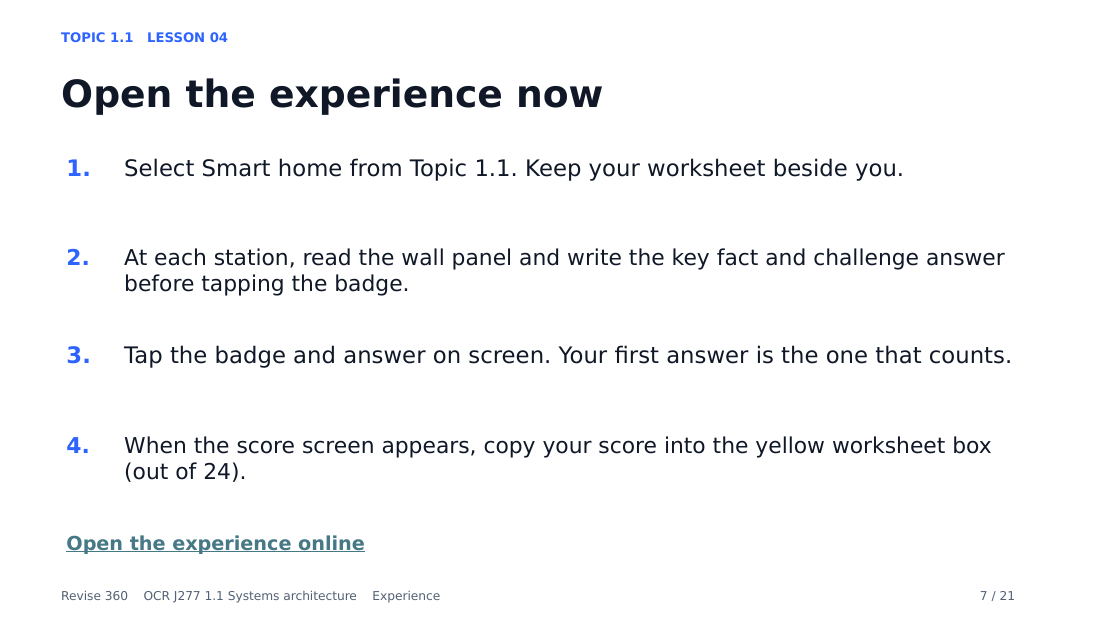
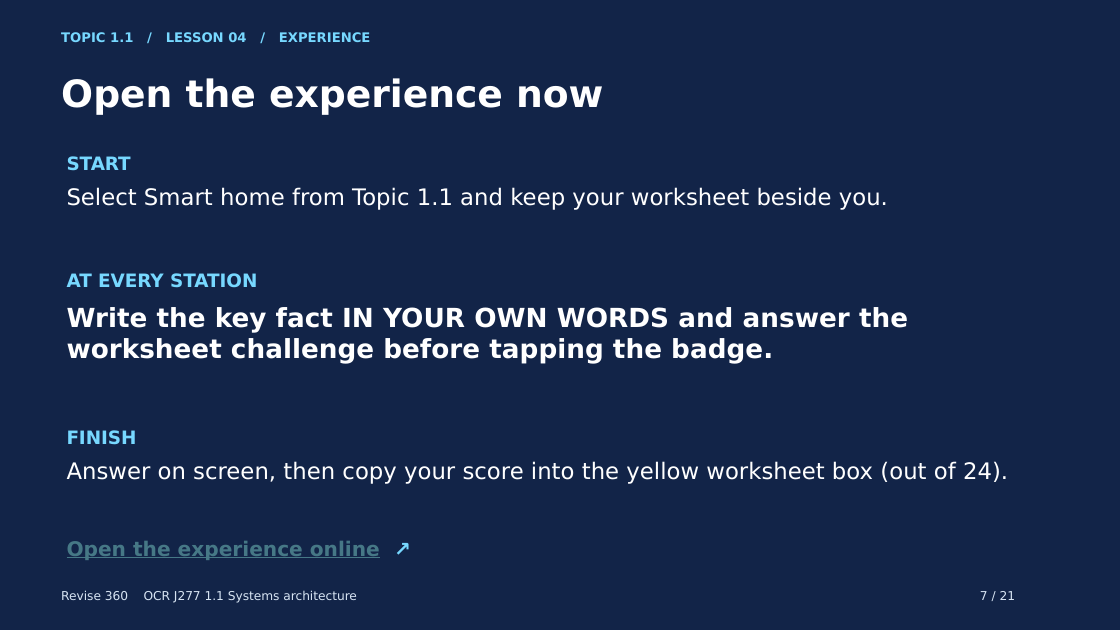
Before and after one commit to MrP-CS/Revise360, a slide deck: slide 7 of presentations/SA_L04_SmartHome_Lesson.pptx. Drawn at 1120x630 pixels with LibreOffice and Linux fonts; fonts in the diff are those of the drawing. Boxes give left, top, right and bottom in pixels: in the first picture for what was removed or moved away, otherwise in the second. Text is boxed around its words. In the diff, an @@ line names an element or a change of style, - is before the commit and + after.

Commit message:
Refine Topic 1.1 lesson decks and teaching flow

```diff
--- a/presentations/SA_L04_SmartHome_Lesson.pptx
+++ b/presentations/SA_L04_SmartHome_Lesson.pptx
@@ background #FFFFFF to #122448 @@
@@ text at box(61, 32, 371, 42): text changed; text colour #2D63FF to #77D8FF @@
-TOPIC 1.1 LESSON 04
+TOPIC 1.1 / LESSON 04 / EXPERIENCE
@@ text "Open the experience now" at box(61, 78, 603, 115): text colour #101828 to #FFFFFF @@
@@ text at box(67, 156, 131, 171): text changed; size 19.5 to 15.8 pt; text colour #2D63FF to #77D8FF @@
-1.
+START
@@ text at box(67, 187, 888, 210): text changed; text colour #101828 to #FFFFFF @@
-Select Smart home from Topic 1.1. Keep your worksheet beside you.
+Select Smart home from Topic 1.1 and keep your worksheet beside you.
@@ text removed at box(66, 249, 89, 265) @@
-2.
@@ text added at box(67, 273, 257, 288), 15.8 pt, text #77D8FF, bold @@
+AT EVERY STATION
@@ text at box(67, 307, 908, 364): text changed; size 18.8 to 22.5 pt; text colour #101828 to #FFFFFF; bold on @@
-At each station, read the wall panel and write the key fact and challenge answer before tapping the badge.
+Write the key fact IN YOUR OWN WORDS and answer the worksheet challenge before tapping the badge.
@@ text removed at box(66, 346, 90, 364) @@
-3.
@@ text removed at box(124, 345, 1012, 368) @@
-Tap the badge and answer on screen. Your first answer is the one that counts.
@@ text removed at box(66, 437, 89, 453) @@
-4.
@@ text added at box(67, 430, 137, 445), 15.8 pt, text #77D8FF, bold @@
+FINISH
@@ text at box(67, 461, 1008, 484): text changed; size 18.8 to 19.5 pt; text colour #101828 to #FFFFFF @@
-When the score screen appears, copy your score into the yellow worksheet box (out of 24).
+Answer on screen, then copy your score into the yellow worksheet box (out of 24).
@@ text at box(67, 541, 380, 560): text changed; size 16.5 to 17.2 pt @@
-Open the experience online
+Open the experience online ↗
@@ text at box(61, 590, 357, 603): text changed; text colour #526174 to #D7E4F3 @@
-Revise 360 OCR J277 1.1 Systems architecture Experience
+Revise 360 OCR J277 1.1 Systems architecture
@@ text "7 / 21" at box(980, 591, 1016, 600): text colour #526174 to #D7E4F3 @@
```
Also in this commit, not shown: 20 other slides changed, 4 other files.
